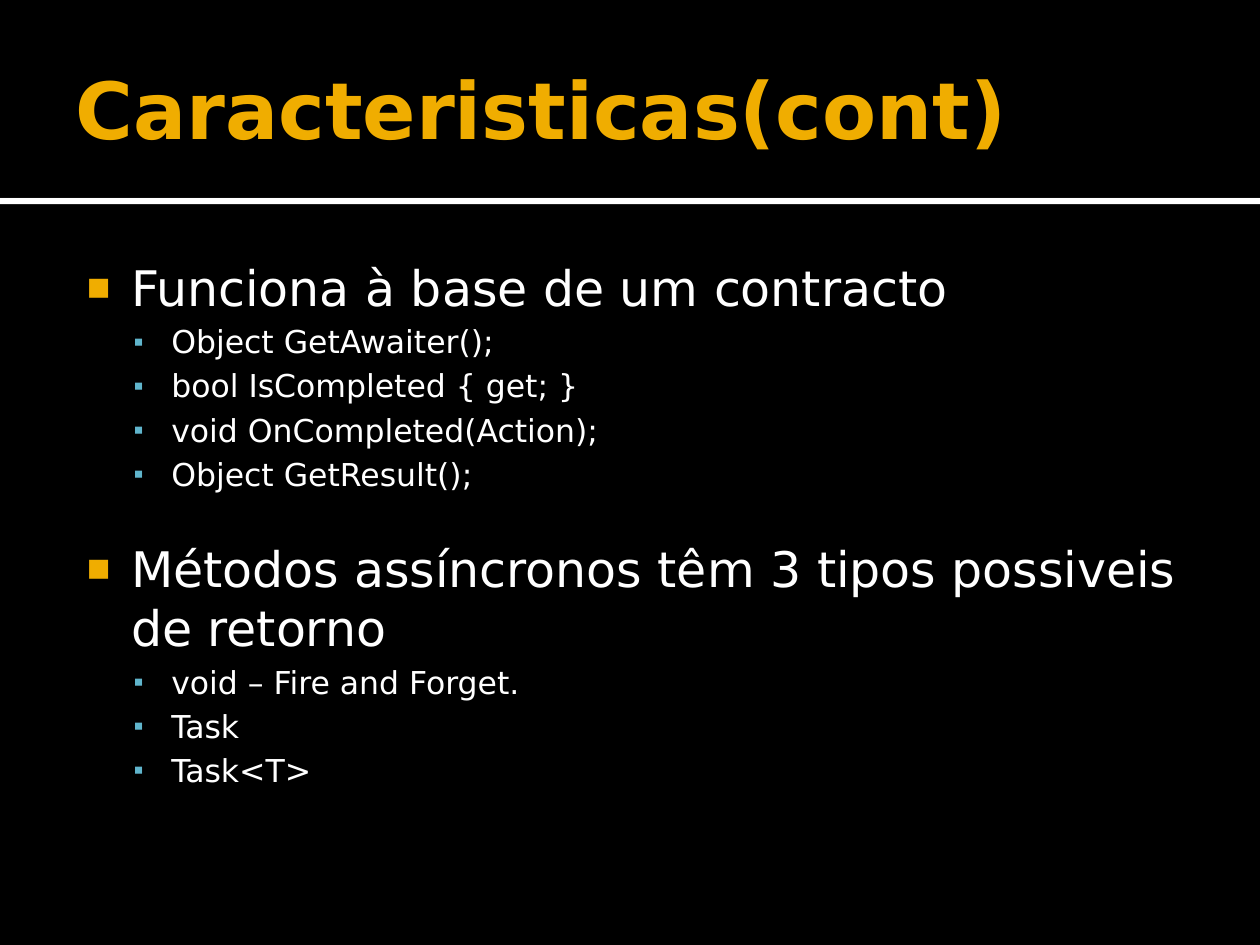
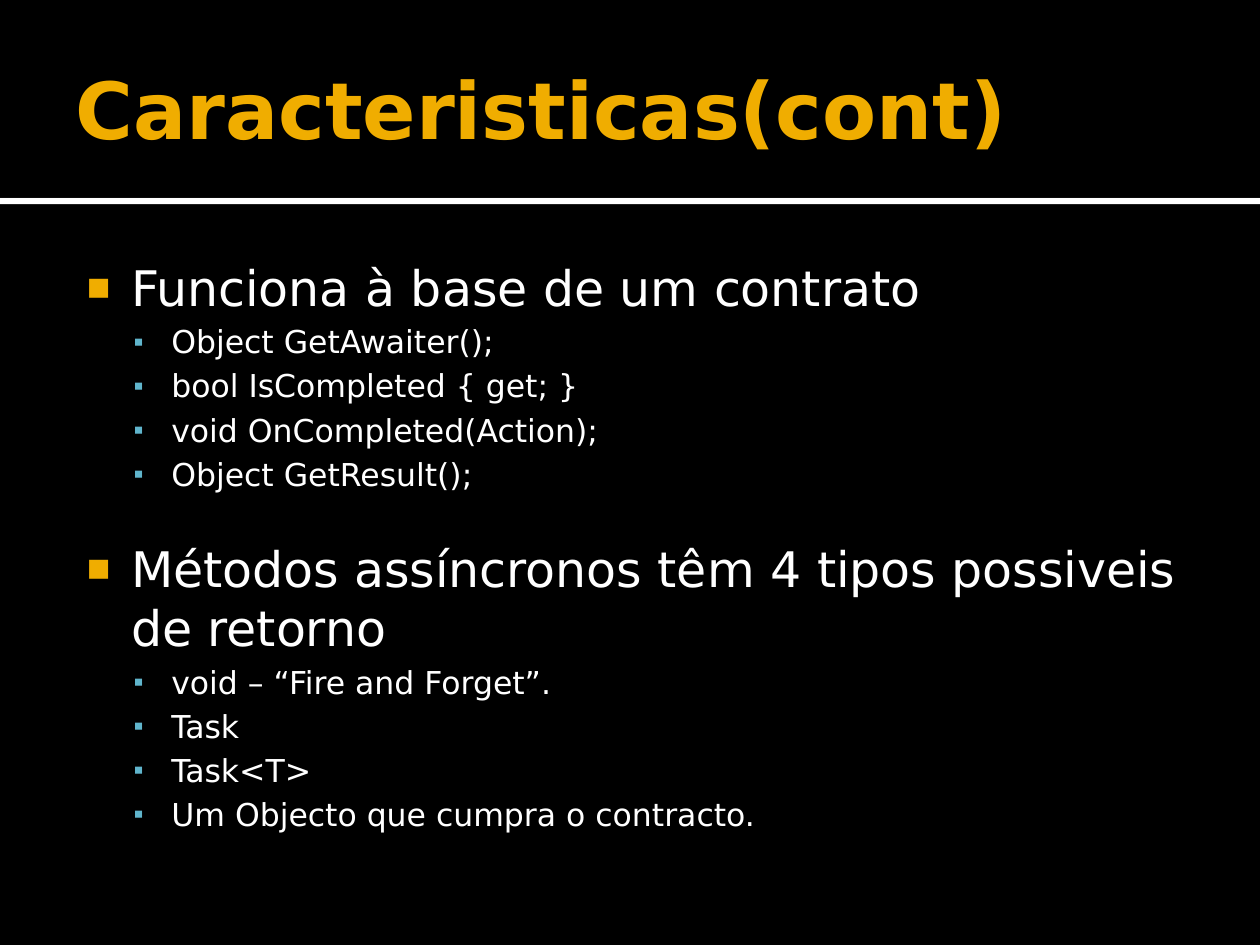
Before and after one commit to DVDPT/Programmatically-Speaking-Repository, a slide deck: slide 9 of AsyncStuff/AsyncDemo/Slides.pptx. Drawn at 1260x945 pixels with LibreOffice and Linux fonts; fonts in the diff are those of the drawing. Boxes give left, top, right and bottom in pixels: in the first picture for what was removed or moved away, otherwise in the second. Text is boxed around its words. In the diff, an @@ line names an element or a change of style, - is before the commit and + after.

```diff
--- a/AsyncStuff/AsyncDemo/Slides.pptx
+++ b/AsyncStuff/AsyncDemo/Slides.pptx
@@ text at <box>131,266,920,307</box>: text changed @@
-■ Funciona à base de um contracto
+■ Funciona à base de um contrato
@@ text at <box>131,547,1176,701</box>: text changed @@
-■ Métodos assíncronos têm 3 tipos possiveis de retorno
-  ▪ void – Fire and Forget.
+■ Métodos assíncronos têm 4 tipos possiveis de retorno
+  ▪ void – “Fire and Forget”.
@@ text at <box>171,802,754,833</box>: paragraph added @@
+  ▪ Um Objecto que cumpra o contracto.
```
Also in this commit, not shown: 4 other slides changed, 1 slide added, 2 slides removed, 2 other files.
